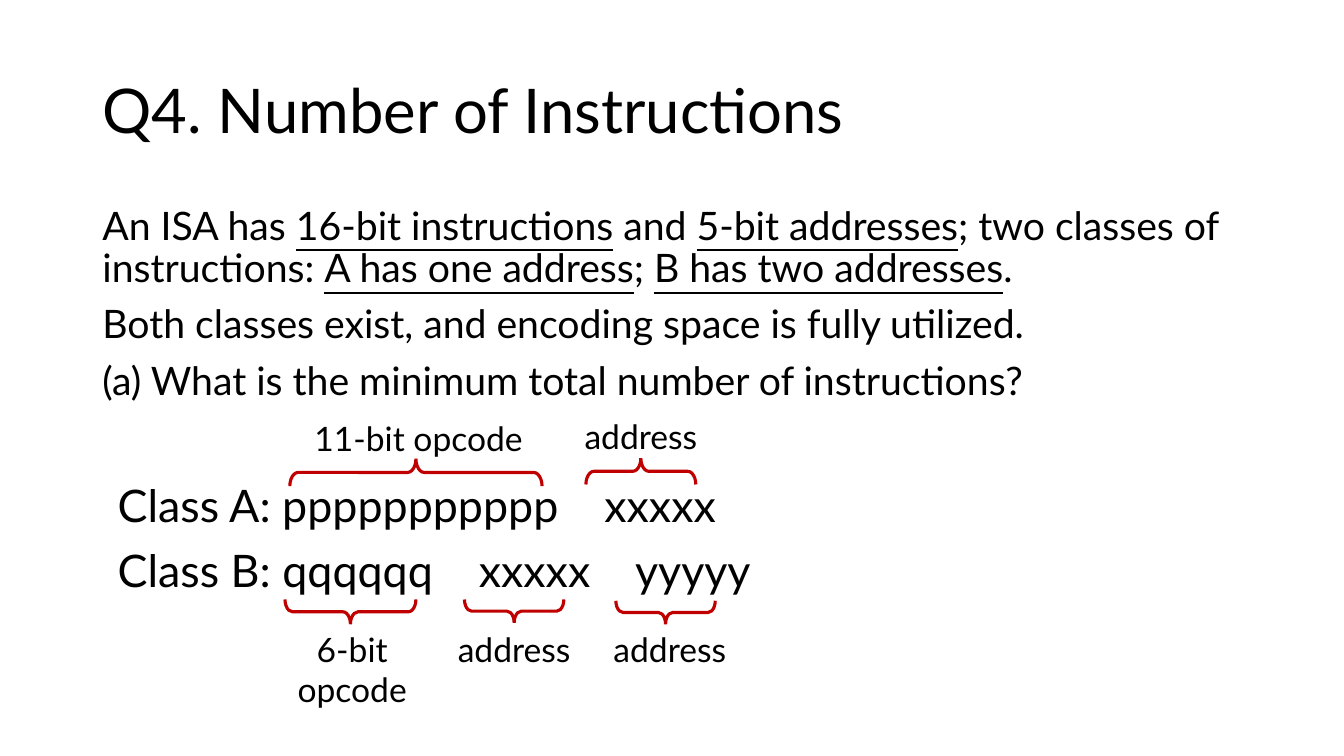
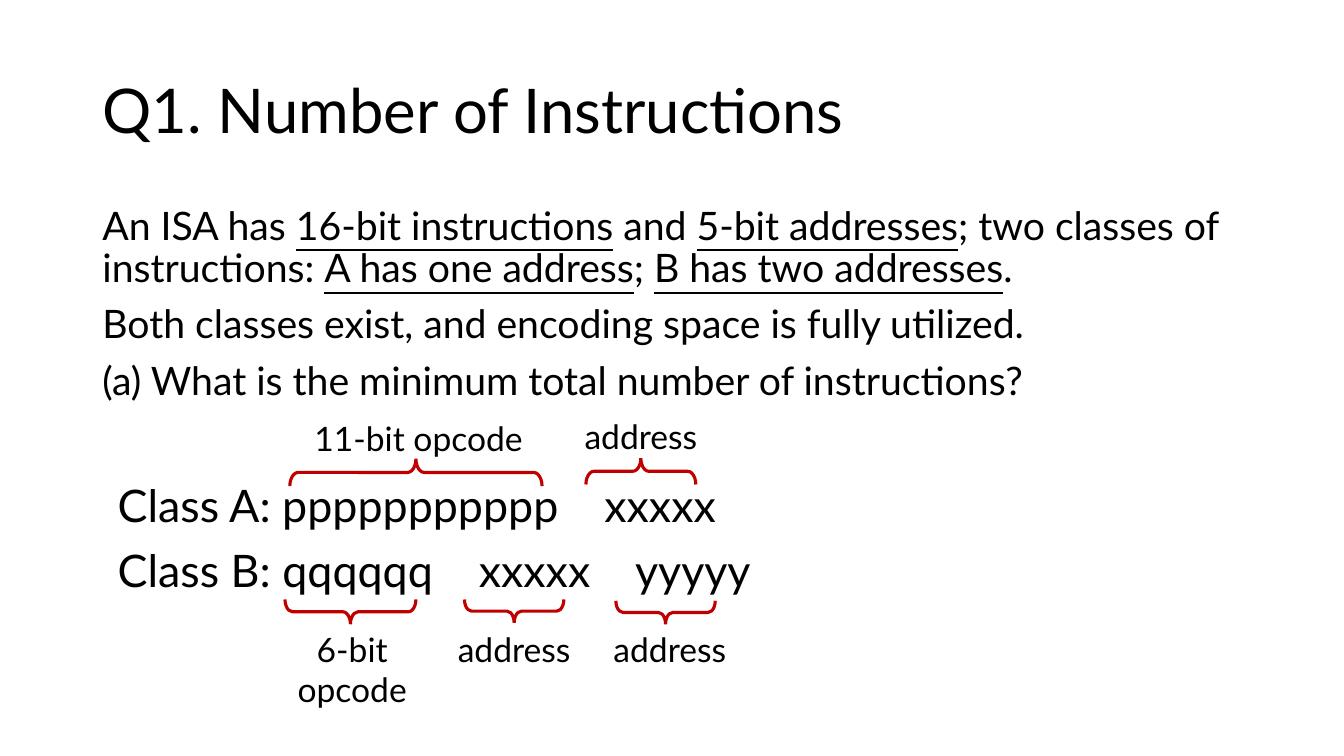
Before and after one commit to theodoreleebrant-acad/TA-2425S1-dev, a slide deck: slide 4 of CS2100/CS2100 Tutorial 4.pptx (slide 11 before the commit). Drawn at 1344x756 pixels with LibreOffice and Linux fonts; fonts in the diff are those of the drawing. Boxes give left, top, right and bottom in pixels: in the first picture for what was removed or moved away, otherwise in the second. Text is boxed around its words. In the diff, an @@ line names an element or a change of style, - is before the commit and + after.

```diff
--- a/CS2100/CS2100 Tutorial 4.pptx
+++ b/CS2100/CS2100 Tutorial 4.pptx
@@ title at (102,87,844,142): text changed @@
-Q4. Number of Instructions
+Q1. Number of Instructions
```
Also in this commit, not shown: 8 other slides changed, 24 slides added, 5 slides removed, 7 other files.
